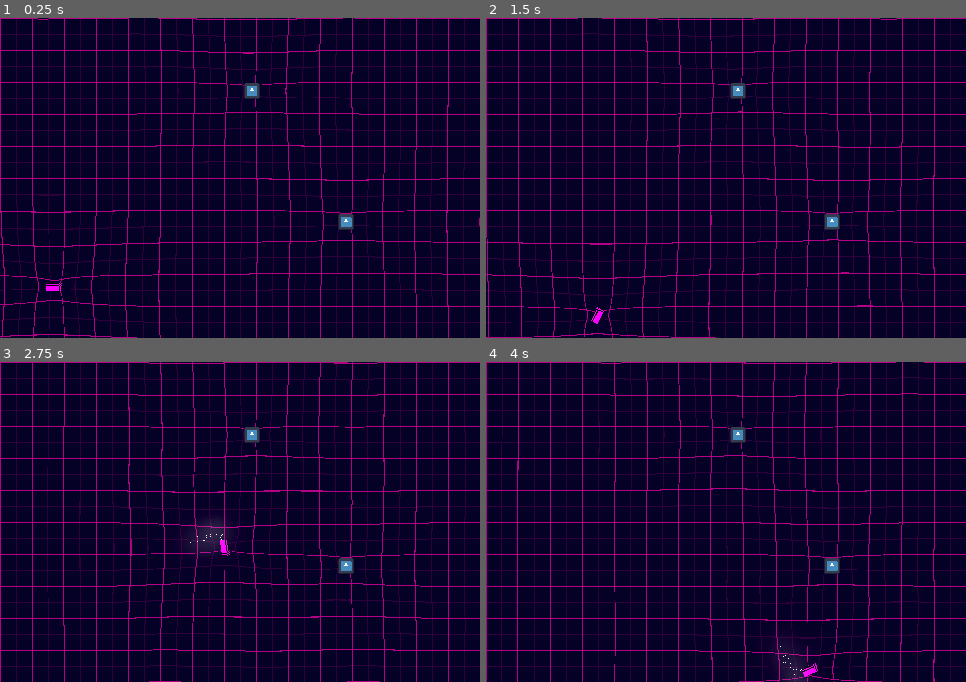
Above: before the commit, frames 1-4 (two rows, left to right).
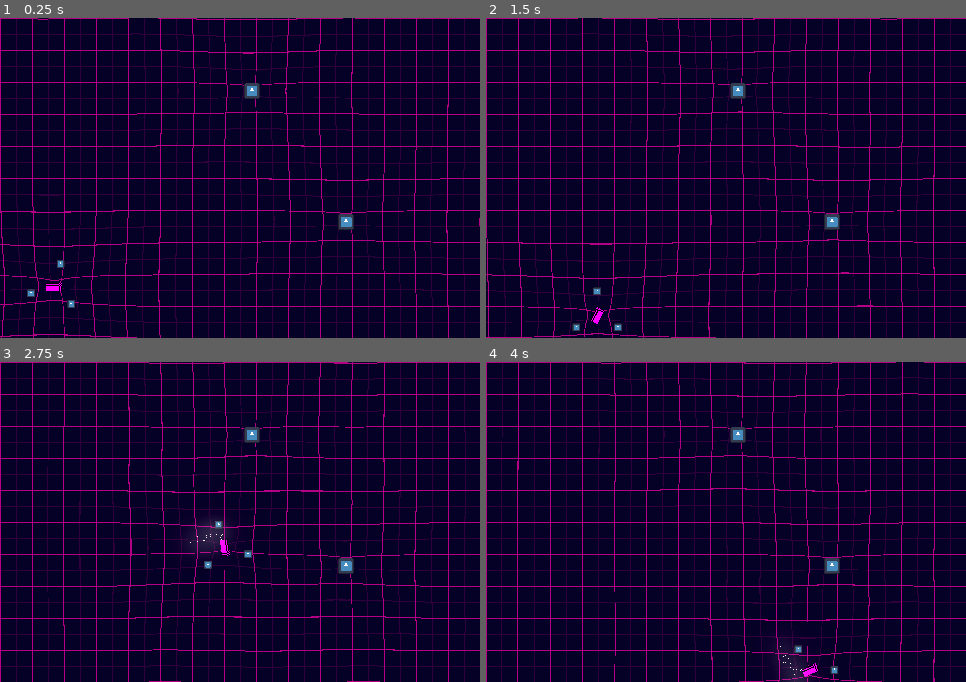
Above: after the commit, the same moments.

Repository: 3xcpy/roguelike-arcade-driving
Game: Godot game, scene res://scenes/stage.tscn
The game is run twice, just before and just after one commit, with the same random seed, the same clock (stepped at 60 frames per second) and the same inputs. The engine's default icon, where the game draws it, is replaced by a stand-in: a white triangle on a blue panel in a dark square.
Inputs:
- Up to frame 1 (0.25 s): no input
- Up to frame 2 (1.5 s): tap Enter at 0.5 s; hold Right (steer_right) 0.53-1.28 s; tap Alt at 0.6 s; hold Down from 1.28 s (still down); tap Shift at 1.35 s
- Up to frame 3 (2.75 s): release Down at 2.03 s; hold Right (steer_right) from 2.03 s (still down); tap Alt at 2.1 s
- Up to frame 4 (4 s): release Right (steer_right) at 2.78 s; hold Up 2.78-3.53 s; tap Shift at 2.85 s; hold Left (steer_left) from 3.53 s (still down); tap Alt at 3.6 s

The runs differ from the first frame. In frame 1, 0.1% of the frame differs, in the area x 5-16%, y 75-91%; in frame 2, 0.1%; in frame 3, 0.1%, in the area x 42-53%, y 49-65%; in frame 4, less than 0.1%.

Commit message:
eyeball weapon and health component

Diff:
--- /dev/null
+++ b/scenes/eyeball.tscn
@@ -0,0 +1,15 @@
+[gd_scene load_steps=3 format=3 uid="uid://8e8l66upetru"]
+
+[ext_resource type="Texture2D" uid="uid://jxabck5vuije" path="res://icon.svg" id="1_7eecr"]
+
+[sub_resource type="CircleShape2D" id="CircleShape2D_mn6nm"]
+radius = 5.0
+
+[node name="Eyeball" type="Area2D"]
+
+[node name="Sprite2D" type="Sprite2D" parent="."]
+scale = Vector2(0.062, 0.062)
+texture = ExtResource("1_7eecr")
+
+[node name="CollisionShape2D" type="CollisionShape2D" parent="."]
+shape = SubResource("CircleShape2D_mn6nm")
--- /dev/null
+++ b/scenes/eyeballs.tscn
@@ -0,0 +1,9 @@
+[gd_scene load_steps=3 format=3 uid="uid://bntuqd1mxol3w"]
+
+[ext_resource type="Script" uid="uid://tyd51y5dmrjm" path="res://scripts/eyeballs.gd" id="1_5frg0"]
+[ext_resource type="PackedScene" uid="uid://8e8l66upetru" path="res://scenes/eyeball.tscn" id="2_tbk2b"]
+
+[node name="Eyeballs" type="Node2D"]
+script = ExtResource("1_5frg0")
+eyeball = ExtResource("2_tbk2b")
+rotation_speed = 180.0
--- /dev/null
+++ b/scenes/health_component.tscn
@@ -0,0 +1,6 @@
+[gd_scene load_steps=2 format=3 uid="uid://c2q16yc375m54"]
+
+[ext_resource type="Script" uid="uid://ces0ajcw5t1te" path="res://scripts/health_component.gd" id="1_a1tyf"]
+
+[node name="HealthComponent" type="Node"]
+script = ExtResource("1_a1tyf")
--- a/scenes/player.tscn
+++ b/scenes/player.tscn
@@ -1,8 +1,9 @@
-[gd_scene load_steps=11 format=3 uid="uid://dhtn00310jucy"]
+[gd_scene load_steps=12 format=3 uid="uid://dhtn00310jucy"]
 
 [ext_resource type="Script" uid="uid://cldbibnmmw5k4" path="res://scripts/player.gd" id="1_3vyb7"]
 [ext_resource type="PackedScene" uid="uid://ce4htckcwoxf" path="res://scenes/distortion_emitter.tscn" id="2_g2els"]
-[ext_resource type="Script" uid="uid://dwrhywti44xi5" path="res://scripts/shooter.gd" id="3_qhqgy"]
+[ext_resource type="PackedScene" uid="uid://bntuqd1mxol3w" path="res://scenes/eyeballs.tscn" id="4_dqkch"]
+[ext_resource type="PackedScene" uid="uid://c2q16yc375m54" path="res://scenes/health_component.tscn" id="4_qlg0r"]
 
 [sub_resource type="RectangleShape2D" id="RectangleShape2D_u8vuu"]
 size = Vector2(8, 16)
@@ -71,5 +72,9 @@
 [node name="DistortionEmitter" parent="." instance=ExtResource("2_g2els")]
 weight = 0.2
 
-[node name="Shooter" type="Node2D" parent="."]
-script = ExtResource("3_qhqgy")
+[node name="Weapons" type="Node2D" parent="."]
+
+[node name="Eyeballs" parent="Weapons" instance=ExtResource("4_dqkch")]
+amount = 3
+
+[node name="HealthComponent" parent="." instance=ExtResource("4_qlg0r")]
--- /dev/null
+++ b/scripts/eyeballs.gd
@@ -0,0 +1,43 @@
+extends Node2D
+
+@export var eyeball: PackedScene
+@export var distance_from_center: float = 24.0
+@export var rotation_speed: float = 30.0
+
+@export var amount: int = 1
+var eyeballs: Array[Area2D]
+var rot := 0.0
+
+
+func _ready() -> void:
+	set_amount(amount)
+
+
+func _physics_process(delta: float) -> void:
+	rot += rotation_speed * delta
+	var curr_rot = rot
+	for e in eyeballs:
+		e.global_position = Vector2(distance_from_center, 0.0).rotated(deg_to_rad(curr_rot)) + global_position
+		curr_rot += 360.0/eyeballs.size()
+
+
+func set_amount(val: int) -> void:
+	for eye in eyeballs:
+		eye.queue_free()
+	eyeballs.clear()
+
+	for i in val:
+		var e: Area2D = eyeball.instantiate()
+		e.top_level = true
+		eyeballs.append(e)
+		add_child(e)
+		e.connect("body_entered", _on_eyeball_body_entered)
+		e.connect("area_entered", _on_eyeball_area_entered)
+
+
+func _on_eyeball_body_entered(body: Node2D) -> void:
+	print(body)
+
+
+func _on_eyeball_area_entered(area: Area2D) -> void:
+	print(area)
--- /dev/null
+++ b/scripts/health_component.gd
@@ -0,0 +1,22 @@
+class_name HealthComponent extends Node
+
+signal damaged(damage: float)
+signal healed(amount: float)
+signal dead
+
+@export var max_health: float = 10.0
+var health: float = max_health
+
+
+func damage(dmg: float) -> void:
+	health -= dmg
+	if health <= 0:
+		dead.emit()
+	damaged.emit(dmg)
+
+
+func heal(amount: float) -> void:
+	health += amount
+	if health > max_health:
+		health = max_health
+	healed.emit(amount)
--- a/scripts/shooter.gd
+++ b/scripts/shooter.gd
@@ -4,7 +4,7 @@
 var chosen: Array[Node2D]
 
 
-func _physics_process(delta: float) -> void:
+func _physics_process(_delta: float) -> void:
 	shoot()
 
 
Not shown, added: scripts/eyeballs.gd.uid
Not shown, added: scripts/health_component.gd.uid
